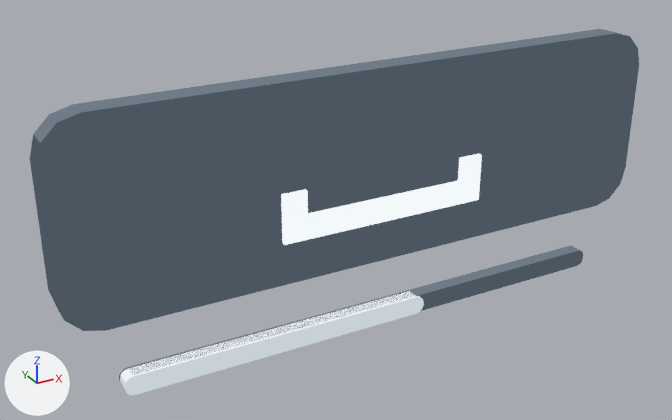
Before and after pictures for a commit that changed the glTF model Assets/TD2/Screen3D/Kit07/white/Key_SpaceHold_Down.gltf.
The view is the same before and after, from a 50 mm lens placed at (-1.8, -2.87, 1.74), pointed at (-0.16, 0.1, 0.26). The axes (+X, +Y, +Z) are drawn at lower left. The lights are the same throughout. The older version comes first. Vertices at exactly the same position are counted once.

Objects in the first picture: 'Key_SpaceHold_Down_baked'.
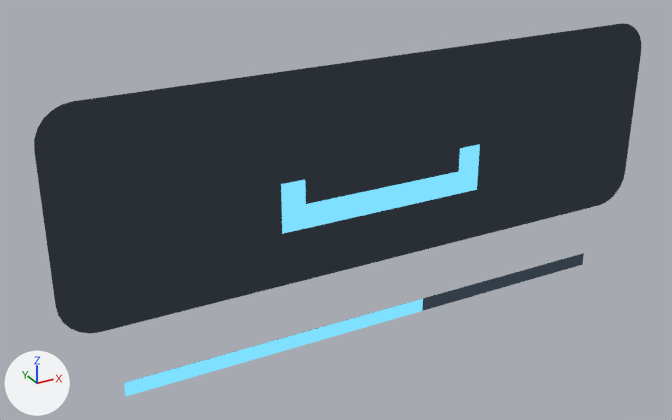
Where the change shows, as pixel boxes (x1, y1, x2, y2) in the pictures (672 x 420 px):
'Key_SpaceHold_Down_baked', reshaped: before (30, 29, 639, 395); after (34, 24, 641, 397)
part 1 of me_key_spacehold_down_001, rebuilt: before (30, 29, 639, 331); after (34, 24, 641, 333)
part 2 of me_key_spacehold_down_001, added (cyan): after (281, 144, 480, 234)
part 3 of me_key_spacehold_down_001, deleted: before (120, 291, 424, 395)
part 4 of me_key_spacehold_down_001, deleted: before (397, 180, 461, 219)
part 5 of me_key_spacehold_down_001, deleted: before (308, 199, 377, 240)
part 6 of me_key_spacehold_down_001, deleted: before (375, 194, 398, 224)
part 7 of me_key_spacehold_down_001, deleted: before (281, 189, 308, 245)
part 8 of me_key_spacehold_down_001, deleted: before (458, 153, 482, 204)
part 9 of me_key_spacehold_down_001, cut back: before (119, 246, 583, 385); after (124, 253, 584, 397)

The change, as a diff of the scene's bpy script:
```diff
--- a/Assets/TD2/Screen3D/Kit07/white/Key_SpaceHold_Down.gltf.py
+++ b/Assets/TD2/Screen3D/Kit07/white/Key_SpaceHold_Down.gltf.py
@@ mat_k07_white_sign_plate @@
+mat_k07_white_sign_plate = bpy.data.materials.new('K07_white_sign_plate')
+# nodes: BsdfTransparent, Emission, LightPath, MixShader, OutputMaterial
+# colours: dark grey #2a2f36
@@ mat_k07_white_sign_hot @@
+mat_k07_white_sign_hot = bpy.data.materials.new('K07_white_sign_hot')
+# nodes: BsdfTransparent, Emission, LightPath, MixShader, OutputMaterial
+# colours: cyan #7fe0ff
@@ me_key_spacehold_down_001 @@
 # used by ob_key_spacehold_down_baked; location = (0.0, 0.0, 0.0)
-me_key_spacehold_down_001.from_pydata(...)  # 160 vertices, 312 faces; spans x -1.3..1.3, y -0.02..0.1, z -0.25..0.84
-me_key_spacehold_down_001.materials.append(mat_k07_white_glow)
+me_key_spacehold_down_001.from_pydata(...)  # 60 vertices, 52 faces; spans x -1.3..1.3, y 0.0, z -0.25..0.88
+# me_key_spacehold_down_001 part 1: the loose piece of 32 vertices spanning x -1.3..1.3, y 0.0..0.1, z 0.04..0.84 is rebuilt with 28 vertices and now spans x -1.3..1.3, y 0.0, z 0.04..0.88, in mat_k07_white_sign_plate
+# me_key_spacehold_down_001 part 2: a new loose piece of 24 vertices spanning x -0.45..0.45, y 0.0, z 0.26..0.46, in mat_k07_white_sign_hot
+# me_key_spacehold_down_001 part 3: the loose piece of 32 vertices spanning x -1.1..0.2, y -0.01..0.05, z -0.25..-0.17 is deleted
+# me_key_spacehold_down_001 part 4: the loose piece of 16 vertices spanning x 0.05..0.35, y -0.02..0.0, z 0.22..0.32 is deleted
+# me_key_spacehold_down_001 part 5: the loose piece of 16 vertices spanning x -0.35..-0.05, y -0.02..0.0, z 0.22..0.32 is deleted
+# me_key_spacehold_down_001 part 6: the loose piece of 8 vertices spanning x -0.05..0.05, y -0.02..0.0, z 0.22..0.32 is deleted
+# me_key_spacehold_down_001 part 7
+# 12 vertices are removed from x -0.45..-0.35, y -0.02..0.0, z 0.22..0.42
+# 24 faces are deleted
+# me_key_spacehold_down_001 part 8
+# 12 vertices are removed from x 0.35..0.45, y -0.02..0.0, z 0.22..0.42
+# 24 faces are deleted
+# me_key_spacehold_down_001 part 9
+# 30 vertices are removed from x -1.1..1.1, y 0.0..0.06, z -0.25..-0.17
+# 60 faces are deleted
+# 6 vertices are added at (-1.1, 0.0, -0.25), (0.2, 0.0, -0.25), (0.2, 0.0, -0.19), (-1.1, 0.0, -0.25), (1.1, 0.0, -0.25), (-1.1, 0.0, -0.19)
+# 2 new faces join them, mat_k07_white_sign_hot
+# 2 new faces join them, mat_k07_white_graphite_dark
 me_key_spacehold_down_001.materials.append(mat_k07_white_graphite_dark)
-me_key_spacehold_down_001.materials.append(mat_k07_white_graphite_light)
-me_key_spacehold_down_001.materials.append(mat_k07_white_graphite)
-me_key_spacehold_down_001.materials.append(mat_k07_white_panel_light)
-me_key_spacehold_down_001.materials.append(mat_k07_white_panel)
-me_key_spacehold_down_001.materials.append(mat_k07_white_panel_dark)
+me_key_spacehold_down_001.materials.append(mat_k07_white_sign_plate)
+me_key_spacehold_down_001.materials.append(mat_k07_white_sign_hot)
```
